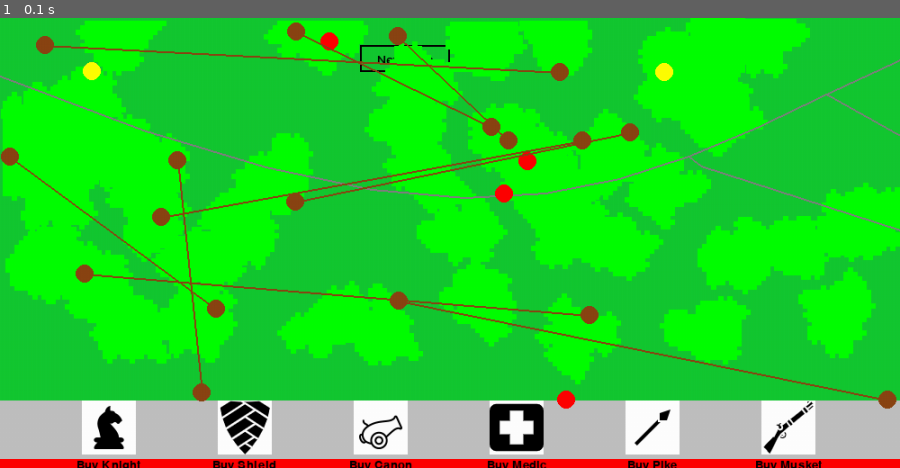
Above: before the commit, frame 1.
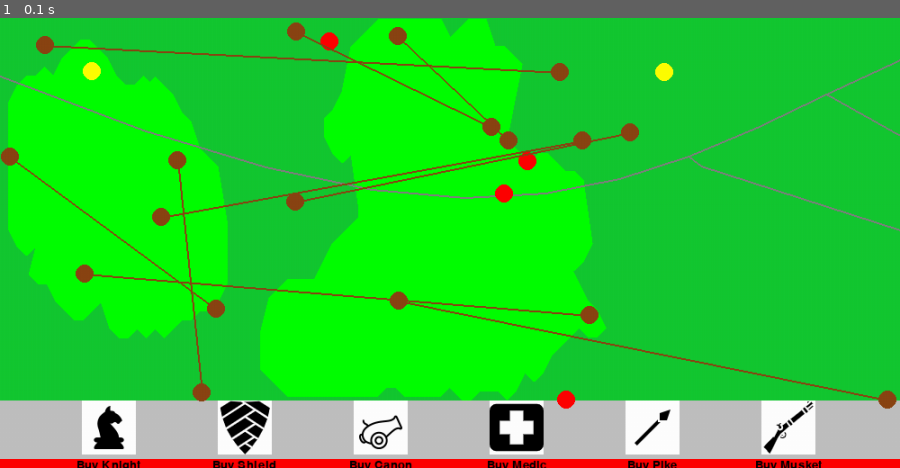
Above: after the commit, the same moment.

Repository: Nockiest/pygame-battleforge.
Game: pygame game, started from app.py
The game is run twice, just before and just after one commit, with the same random seed, the same clock (stepped at 60 frames per second) and the same inputs.
Inputs:
- Up to frame 1 (0.1 s): no input

The runs differ from the first frame. In frame 1, 32% of the frame differs, in the area x 0-100%, y 0-86%.

Commit message:
les má křivky a styl

Diff:
--- a/battelground.py
+++ b/battelground.py
@@ -2,7 +2,7 @@
 import pygame
 import math
 from config import *
-square_size = 5  # Adjust the size range as needed
+square_size = 10  # Adjust the size range as needed
 
 def do_lines_intersect(p1, p2, p3, p4):
     def orientation(p, q, r):
@@ -37,7 +37,7 @@
         self.supply_depots = []
 
         # Define quantities of each element to generate
-        self.num_forests = 50
+        self.num_forests = 6
         self.num_rivers = 3
         self.num_towns = 4
         self.num_roads = 9
@@ -45,19 +45,21 @@
 
     def place_forrests(self):
           for _ in range(self.num_forests):
-            x =  round(random.randint(0, self.width))
-            y =  round(random.randint(0, self.height - BUTTON_BAR_HEIGHT))
-
-
-            forest_size = 1500 # round(random.randint(20, 50))
-            forest_shape = self.create_forest_squares(x, y, square_size, 0.2, forest_size)
-            self.forests.append(forest_shape)
+            x = round(random.randint(0, self.width))
+            y = round(random.randint(0, self.height - BUTTON_BAR_HEIGHT))
+
+
+            forest_size = 4500 # round(random.randint(20, 50))
+            forest_from_squares = self.create_forest_squares(x, y, square_size, 0.2, forest_size)
+            forest_shape = self.find_edge_points(forest_from_squares)
+            if len(forest_shape) >= 3:
+             self.forests.append(forest_shape)
 
     def create_forest_squares(self, x, y, size, regularity, forest_size):
         points = [(x, y)]  # Start with the initial square's center
         num_squares = 1
         last_points = points[-4:]  # Get the last 4 points
-
+        new_points = []
         while num_squares < forest_size:
             new_points = []
 
@@ -81,9 +83,33 @@
             last_points = new_points  # Update last_points with new points
             points.extend(new_points)
             num_squares = len(points)
-
+            print(new_points, "new points")
         return points
 
+    def find_edge_points(self,points):
+        leftmost_point = min(points, key=lambda p: p[0])
+        rightmost_point = max(points, key=lambda p: p[0])
+        edge_points = [leftmost_point, rightmost_point]
+        leftmost_x, rightmost_x = edge_points[0][0], edge_points[1][0]
+        result = []
+
+        for x_axis in range(leftmost_x, rightmost_x + 1, square_size):
+            same_x_points = [(x, y) for x, y in points if x == x_axis]
+            if same_x_points:
+                print(f"Points with x-coordinate {x_axis}: {same_x_points}")
+
+                # Find points with lowest and highest y-values in the same_x_points array
+                lowest_y_point = min(same_x_points, key=lambda p: p[1])
+                highest_y_point = max(same_x_points, key=lambda p: p[1])
+                print(f"Lowest y-value: {lowest_y_point}, Highest y-value: {highest_y_point}")
+
+                # Add lowest and highest points to the result array
+                result.insert(0,lowest_y_point)
+                result.append(highest_y_point)
+
+
+
+        return result
     def place_rivers(self):
         for _ in range(self.num_rivers):
             start_x = random.choice([0, self.width])
@@ -191,10 +217,14 @@
 
         # Draw forrests
         for forest in self.forests:
-            for point in forest:
-                x, y = point
-                rect = pygame.Rect(x, y, square_size +1, square_size +1) # to avoid gaps
-                pygame.draw.rect(screen, (0, 255, 0), rect)  # Fill the square with green color
+
+            pygame.draw.polygon(screen, (0, 255, 0), forest)
+            # create a polygon out of the edge pointa
+
+            # for point in forest:
+            #     x, y = point
+            #     rect = pygame.Rect(x, y, square_size +1, square_size +1) # to avoid gaps
+            #     pygame.draw.rect(screen, (0, 255, 0), rect)  # Fill the square with green color
 
         for points in self.rivers:
             pygame.draw.lines(screen, (128, 128, 128), False, points, 2)
@@ -243,35 +273,15 @@
     return river_segments
 
 
-
-# def check_intersection(point, river):
-#     for i in range(len(river) - 1):
-#         line_start = river[i]
-#         line_end = river[i + 1]
-#         print(intersect(point, (point[0] + 1, point[1]), line_start, line_end),point ,(point[0] + 1, point[1]), line_start, line_end)
-#         if intersect(point, (point[0] + 1, point[1]), line_start, line_end):
-#             return True
-#     return False
-
-# def intersect( p1, p2, p3, p4):
-#     def orientation(p, q, r):
-
-#         val = (q[1] - p[1]) * (r[0] - q[0]) - (q[0] - p[0]) * (r[1] - q[1])
-#         if val == 0:
-#             return 0
-#         return 1 if val > 0 else 2
-
-    # o1 = orientation(p1, p2, p3)
-
-    # o2 = orientation(p1, p2, p4)
-
-    # o3 = orientation(p3, p4, p1)
-
-    # o4 = orientation(p3, p4, p2)
-
-    # if o1 != o2 and o3 != o4:
-    #     if min(p1[0], p2[0]) <= max(p3[0], p4[0]) and min(p3[0], p4[0]) <= max(p1[0], p2[0]) and \
-    #     min(p1[1], p2[1]) <= max(p3[1], p4[1]) and min(p3[1], p4[1]) <= max(p1[1], p2[1]):
-    #         return True
-
-    # return False
+# # Example usage:
+# points = [(1, 3), (4, 2), (2, 6), (7, 1), (5, 5)]
+# sample_points=[(70, 110), (95, 75), (80, 120), (135, 120), (75, 115), (130, 115), (110, 75), (105, 125), (115, 105), (105, 70), (90, 115), (120, 95), (80, 95), (100, 110), (75, 90), (130, 90), (50, 100), (105, 100), (115, 80), (90, 90), (65, 100), (125,
+# 130), (70, 75), (125, 75), (100, 85), (85, 130), (110, 95), (120, 115), (95, 125), (95, 70), (80, 115), (135, 115), (130, 110), (110, 125), (110, 70), (105, 120), (105, 65), (90, 110), (120, 90), (65, 120), (95, 100), (80, 90), (100, 105),
+# (75, 85), (55, 100), (50, 95), (115, 130), (105, 95), (115, 75), (60, 105), (90, 85), (70, 125), (70, 70), (125, 125), (125, 70), (100, 80), (60, 80), (120, 110), (95, 120), (70, 100), (95, 65), (110, 120), (110, 65), (85, 100), (105, 115), (90, 105), (120, 85), (95, 95), (80, 85), (135, 85), (55, 95), (75, 80), (130, 80), (50, 90), (115, 125), (105, 90), (115, 70), (90, 135), (65, 90), (125, 120), (100, 130), (75, 110), (100, 75), (85, 120), (115, 100), (95, 115), (70, 95),
+# (125, 95), (80, 105), (110, 115), (85, 95), (65, 110), (120, 80), (80, 80), (55, 90), (130, 130), (110, 90), (50, 85), (105, 85), (115, 65), (90, 130), (90, 75), (65, 85), (70, 115), (125, 115), (100, 125), (75, 105), (85, 115), (95, 110),
+# (70, 90), (125, 90), (100, 100), (55, 110), (110, 110), (105, 105), (65, 105), (120, 75), (95, 85), (80, 75), (55, 85), (75, 70), (110, 85), (130, 125), (115, 115), (90, 125), (125, 110), (100, 65), (85, 110), (115, 90), (95, 105), (70, 85), (125, 85), (45, 95), (100, 95), (55, 105), (110, 105), (85, 85), (60, 95), (120, 125), (120, 70), (95, 135), (95, 80), (80, 125), (135, 125), (75, 120), (130, 120), (110, 80), (115, 110), (105, 75), (90, 120), (120, 100), (65, 75), (125,
+# 105), (80, 100), (100, 115), (75, 95), (100, 60), (85, 105), (60, 115), (115, 85), (90, 95), (70, 80), (125, 80), (45, 90), (100, 90), (110, 100), (85, 80), (60, 90), (120, 120), (120, 65), (95, 130)]
+
+# edge_points = find_edge_points(sample_points)
+# print(edge_points)
+# # print(edge_points)  # Output: [(1, 3), (7, 1)]
--- a/tempCodeRunnerFile.py
+++ b/tempCodeRunnerFile.py
@@ -1,2 +1,2 @@
 
-battle_ground.place_supply_depots()
+points = [(1, 3), (4, 2), (2, 6), (7, 1), (5, 5)]
